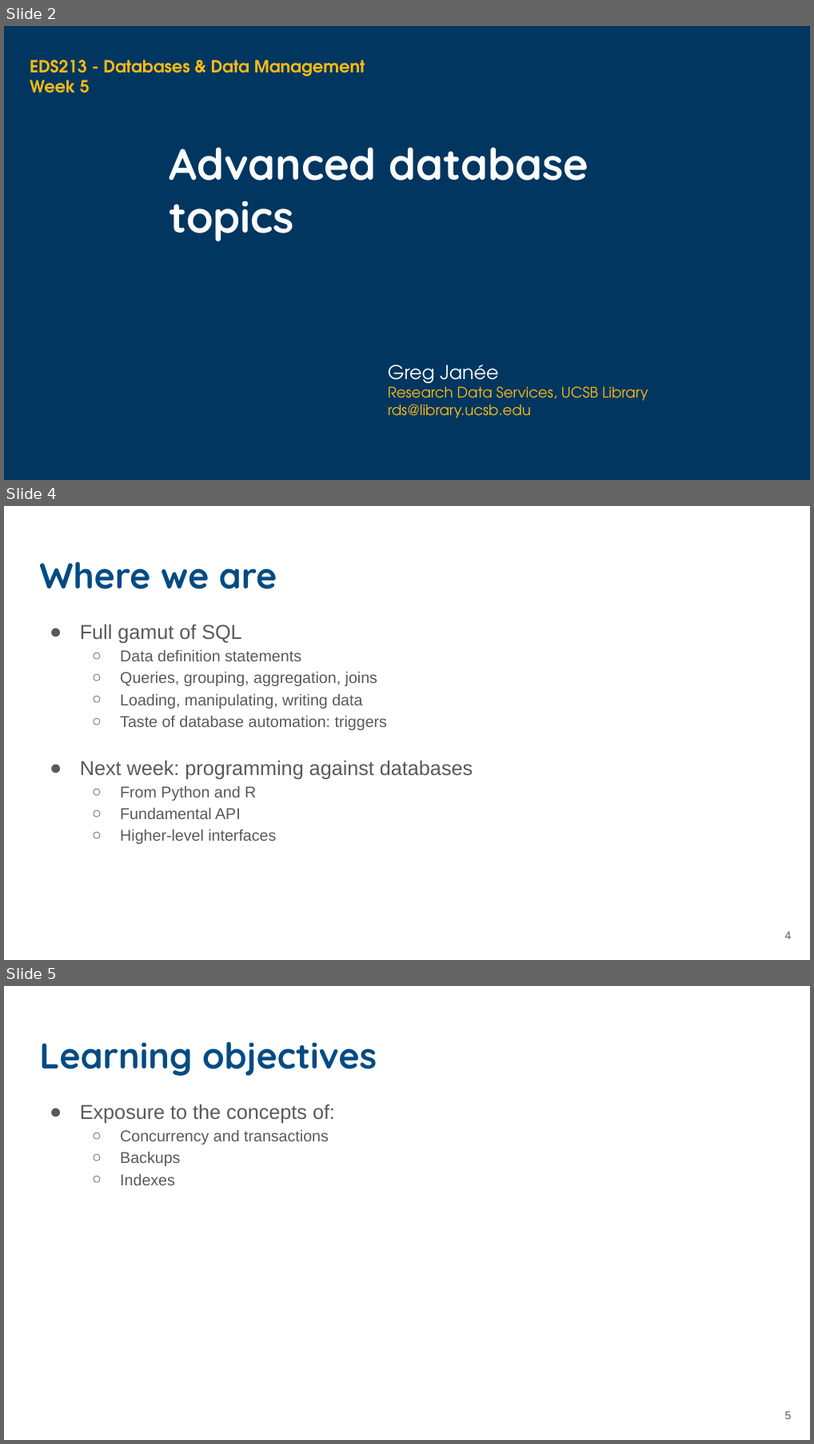
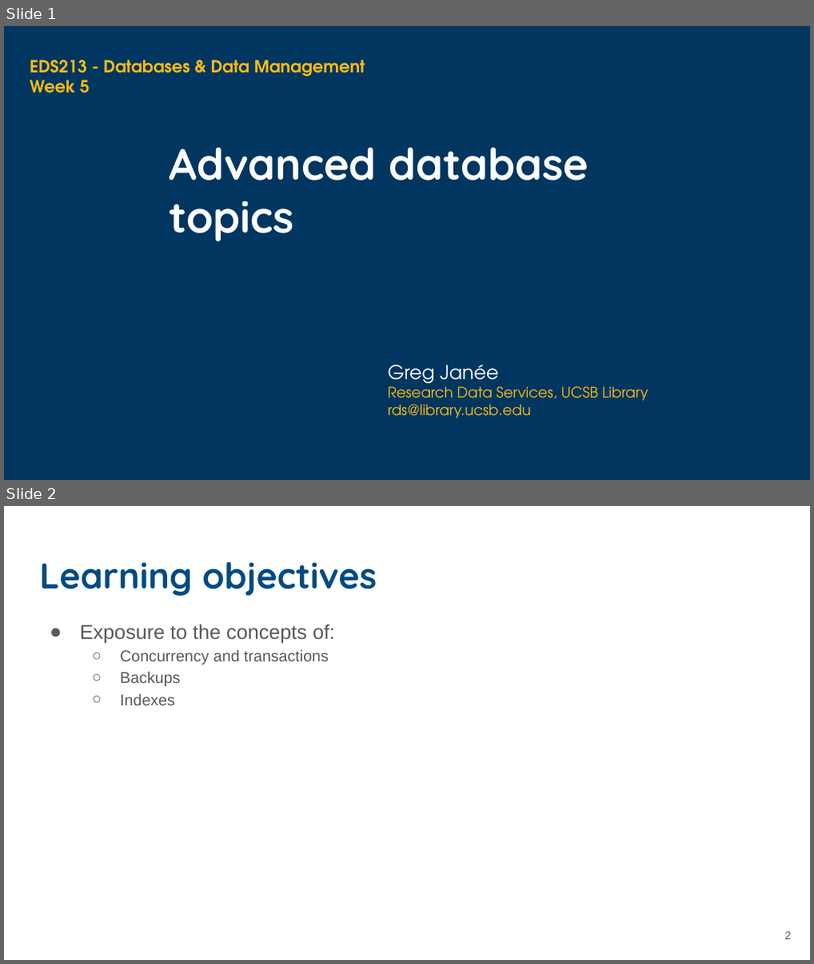
Before and after one commit to UCSB-Library-Research-Data-Services/bren-eds213, a slide deck: modules/week08/slides-08-advanced-sql.pptx. Shown one above the other, each under a label of ours: slides 2, 4 and 5 before the commit, slides 1 and 2 after it; the slides between them are not shown. The pictures are 814x1444 and 814x964 pixels, drawn with LibreOffice and Linux fonts; fonts in the diff are those of the drawing; background and template pictures are left out. Boxes give left, top, right and bottom in pixels: in the first picture for what was removed or moved away, otherwise in the second. Text is boxed around its words. In the diff, an @@ line names an element or a change of style, - is before the commit and + after.

```diff
--- a/modules/week08/slides-08-advanced-sql.pptx
+++ b/modules/week08/slides-08-advanced-sql.pptx
@@ slide 4 removed at (x1=4, y1=506, x2=810, y2=960), background #FFFFFF @@
@@ title removed at (x1=39, y1=562, x2=277, y2=589) @@
-Where we are
@@ text removed at (x1=80, y1=624, x2=473, y2=844) @@
-● Full gamut of SQL
-  ○ Data definition statements
-  ○ Queries, grouping, aggregation, joins
-  ○ Loading, manipulating, writing data
-  ○ Taste of database automation: triggers
-● Next week: programming against databases
-  ○ From Python and R
-  ○ Fundamental API
-  ○ Higher-level interfaces
@@ page number removed at (x1=786, y1=931, x2=792, y2=939) @@
-4
@@ what was slide 2 is now slide 1 @@
@@ what was slide 5 is now slide 2 @@
@@ page number at (x1=786, y1=931, x2=792, y2=939): text changed @@
-5
+2
```
Also in this commit, not shown: 1 slide changed, 2 other slides removed.
